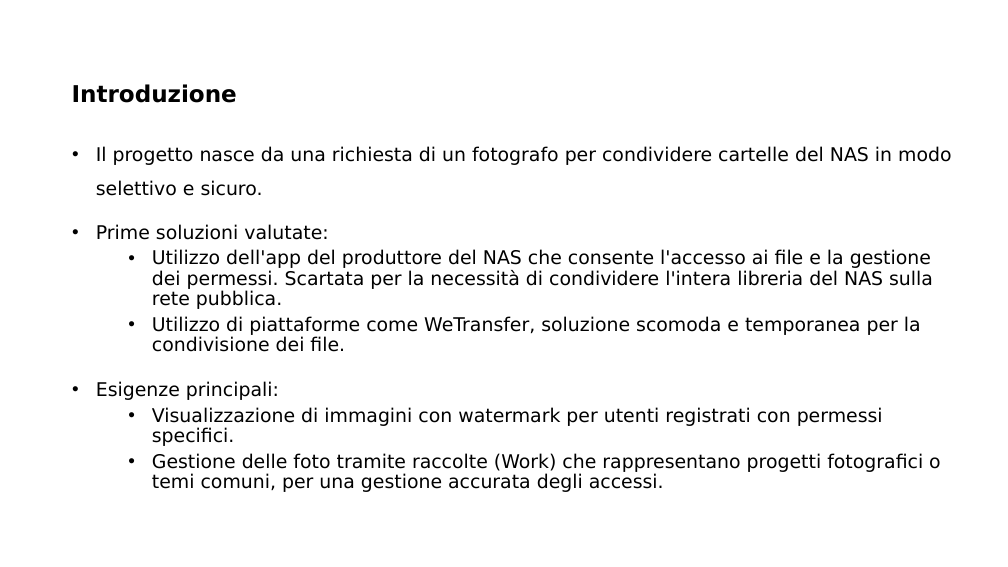
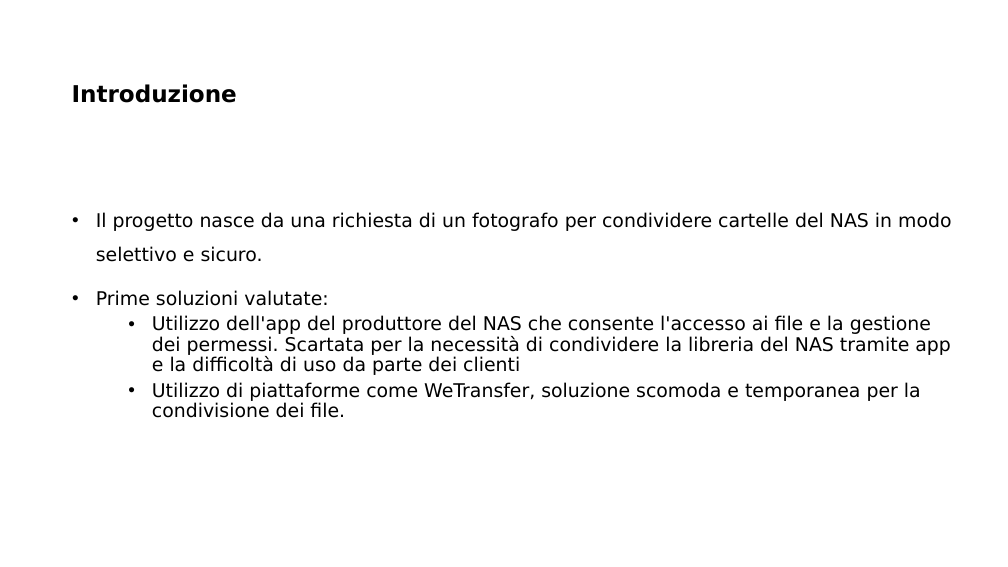
Before and after one commit to And97/myportfolio, a slide deck: slide 3 of documentazione/Presentazione SWAM.pptx. Drawn at 1008x567 pixels with LibreOffice and Linux fonts; fonts in the diff are those of the drawing; background and template pictures are left out. Boxes give left, top, right and bottom in pixels: in the first picture for what was removed or moved away, otherwise in the second. Text is boxed around its words. In the diff, an @@ line names an element or a change of style, - is before the commit and + after.

```diff
--- a/documentazione/Presentazione SWAM.pptx
+++ b/documentazione/Presentazione SWAM.pptx
@@ text "Il progetto nasce da una ..." moved from (x1=96, y1=146, x2=951, y2=492) to (x1=96, y1=212, x2=951, y2=418) @@
@@ text at (x1=152, y1=315, x2=951, y2=375): text changed @@
-  • Utilizzo dell'app del produttore del NAS che consente l'accesso ai file e la gestione dei permessi. Scartata per la necessità di condividere l'intera libreria del NAS sulla rete pubblica.
+  • Utilizzo dell'app del produttore del NAS che consente l'accesso ai file e la gestione dei permessi. Scartata per la necessità di condividere la libreria del NAS tramite app e la difficoltà di uso da parte dei clienti
@@ text at (x1=96, y1=381, x2=941, y2=492): paragraphs removed @@
-• Esigenze principali:
-  • Visualizzazione di immagini con watermark per utenti registrati con permessi specifici.
-  • Gestione delle foto tramite raccolte (Work) che rappresentano progetti fotografici o temi comuni, per una gestione accurata degli accessi.
```
Also in this commit, not shown: 13 other slides changed, 1 slide added, 4 other files.
